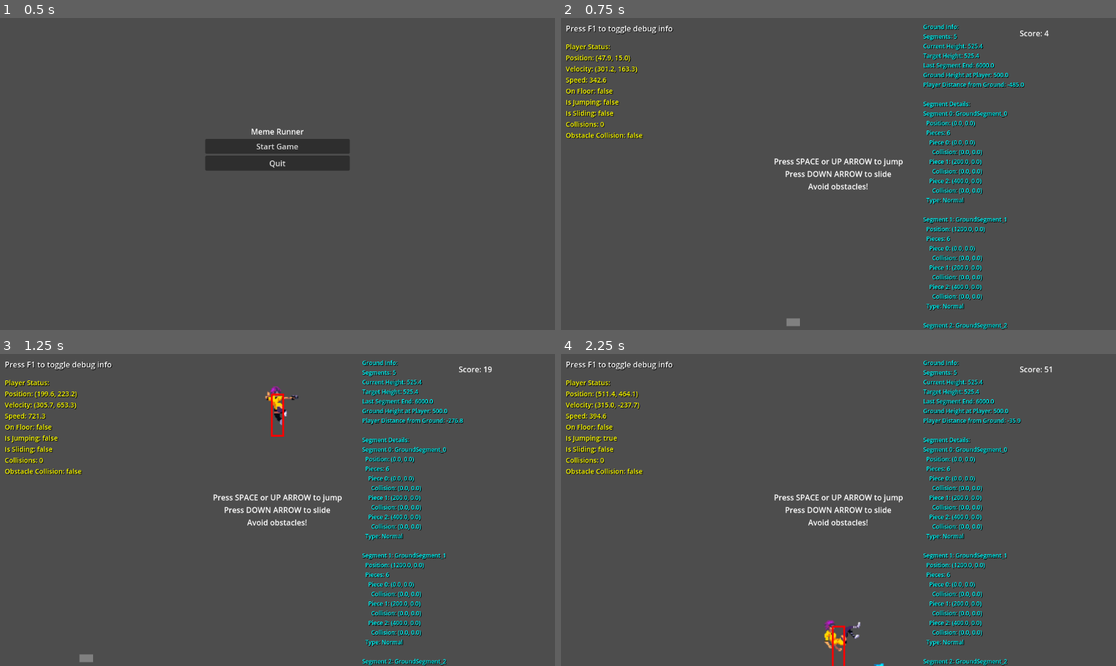
Above: before the commit, frames 1-4 (two rows, left to right).
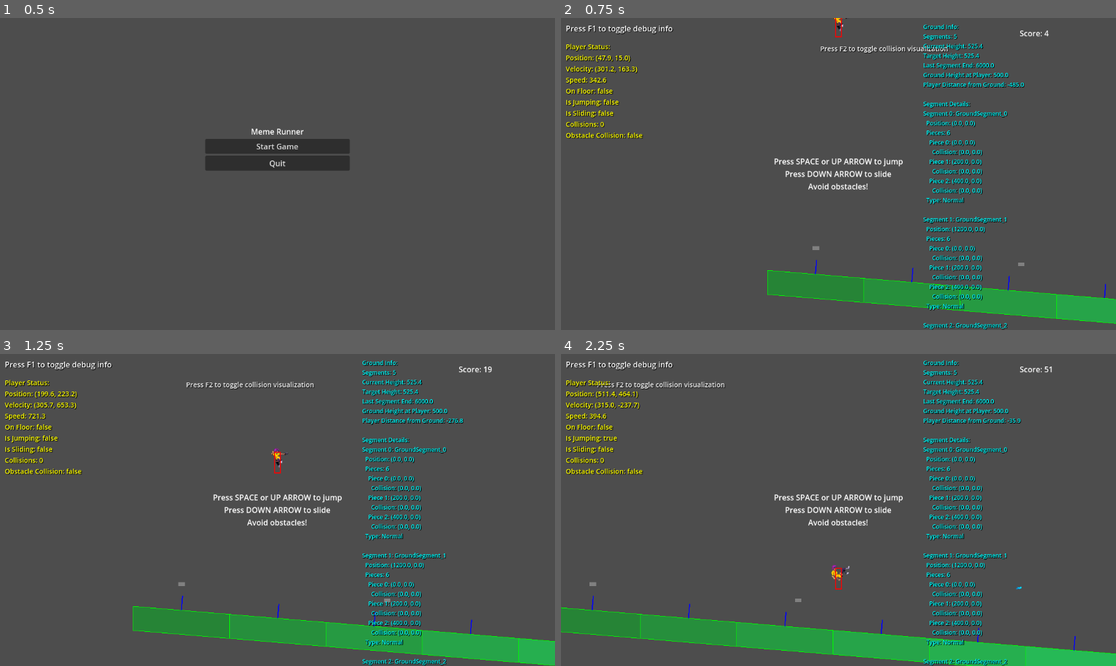
Above: after the commit, the same moments.

Repository: DeweyHur/meme_runner
Game: Godot game, scene res://scenes/MainMenu.tscn
The game is run twice, just before and just after one commit, with the same random seed, the same clock (stepped at 60 frames per second) and the same inputs.
Inputs:
- Up to frame 1 (0.5 s): no input
- Up to frame 2 (0.75 s): click "Start Game" at 0.5 s
- Up to frame 3 (1.25 s): no input
- Up to frame 4 (2.25 s): tap Space (jump) at 1.25, 1.52, 2 s; hold Shift (slide) 1.28-2.03 s; hold Up (ui_up) from 1.28 s (still down); tap Shift (slide) at 2.1 s

Frame 1 is identical in both runs. In frame 2, 5.3% of the frame differs, in the area x 37-100%, y 0-99%; in frame 3, 6.8%; in frame 4, 7.9%, in the area x 0-100%, y 8-100%.

Commit message:
feat: Adjust bullet speed and camera zoom
- Increase bullet speed to run_speed + 500 for better gameplay feel
- Remove camera zoom to restore original view scale
- Bullets now travel faster than player for more responsive shooting

Diff:
--- a/Player/player.gd
+++ b/Player/player.gd
@@ -118,7 +118,7 @@
 		bullet.global_position = global_position + Vector2(50, -20)  # Spawn in front of player
 
 		# Set bullet speed relative to player run speed
-		bullet.speed = run_speed
+		bullet.speed = run_speed + 500
 
 		# Reset shooting state after animation
 		var timer = Timer.new()
--- a/scenes/Game.tscn
+++ b/scenes/Game.tscn
@@ -12,7 +12,6 @@
 
 [node name="Camera2D" type="Camera2D" parent="."]
 position = Vector2(100, 300)
-zoom = Vector2(2, 2)
 
 [node name="Player" parent="." instance=ExtResource("1_0x0x0")]
 
